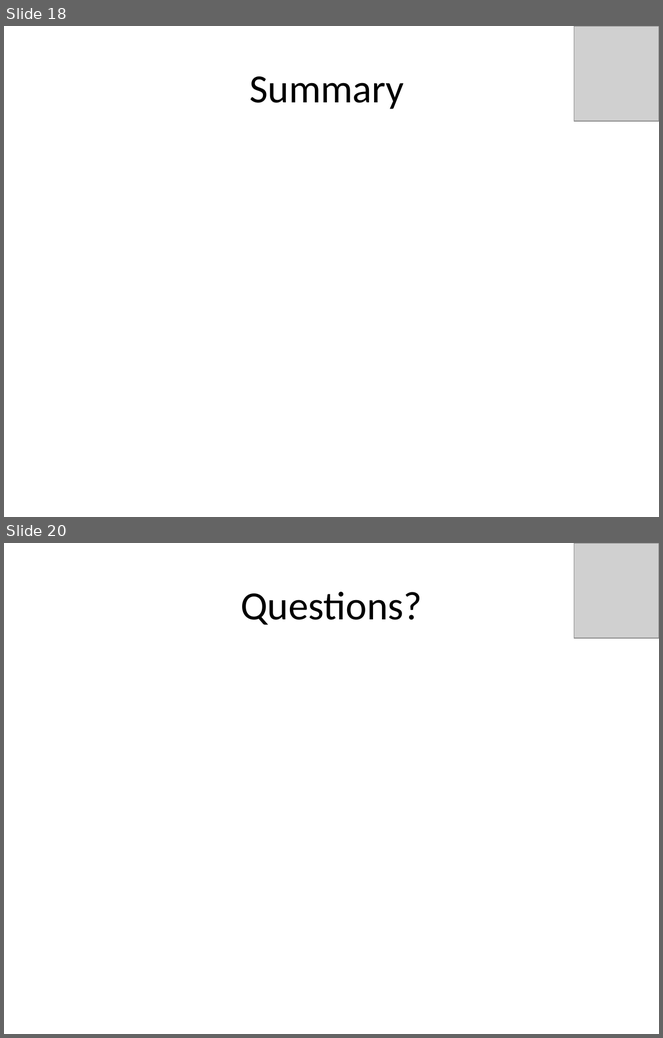
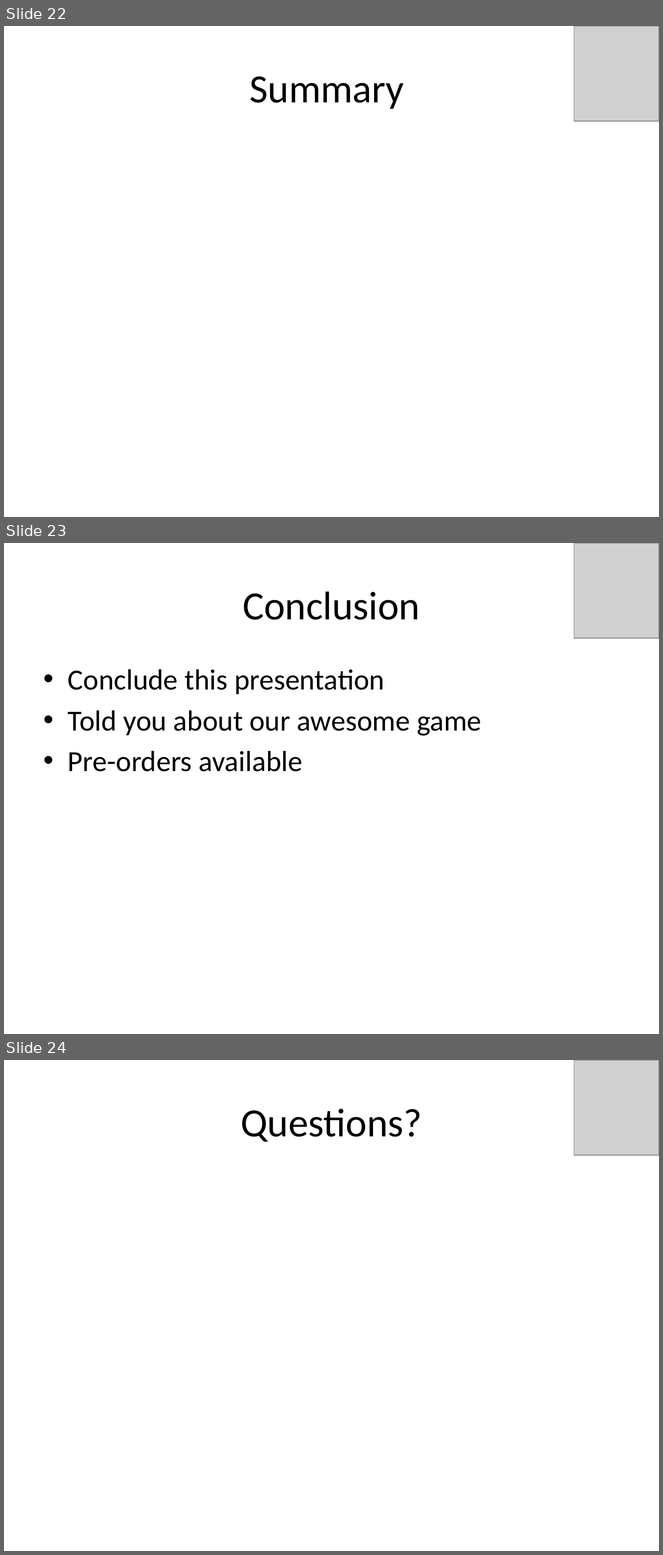
Before and after one commit to idxExtropy/duel-reality, a slide deck: Docs/DUEL REALITY .pptx. Shown one above the other, each under a label of ours: slides 18 and 20 before the commit, slides 22, 23 and 24 after it; the slides between them are not shown. The pictures are 663x1038 and 663x1555 pixels, drawn with LibreOffice and Linux fonts; fonts in the diff are those of the drawing; grey boxes stand for pictures. Boxes give left, top, right and bottom in pixels: in the first picture for what was removed or moved away, otherwise in the second. Text is boxed around its words. In the diff, an @@ line names an element or a change of style, - is before the commit and + after.

```diff
--- a/Docs/DUEL REALITY .pptx
+++ b/Docs/DUEL REALITY .pptx
@@ slide 23 added at <box>4,543,659,1034</box>, background #FFFFFF @@
@@ picture added at <box>574,543,659,638</box> @@
@@ title added at <box>243,591,420,620</box>, 44 pt, text #000000 @@
+Conclusion
@@ text added at <box>68,669,482,772</box>, 32 pt, text #000000 @@
+• Conclude this presentation
+• Told you about our awesome game
+• Pre-orders available
@@ what was slide 18 is now slide 22 @@
@@ what was slide 20 is now slide 24 @@
```
Also in this commit, not shown: 9 slides changed, 7 other slides added, 4 slides removed.
